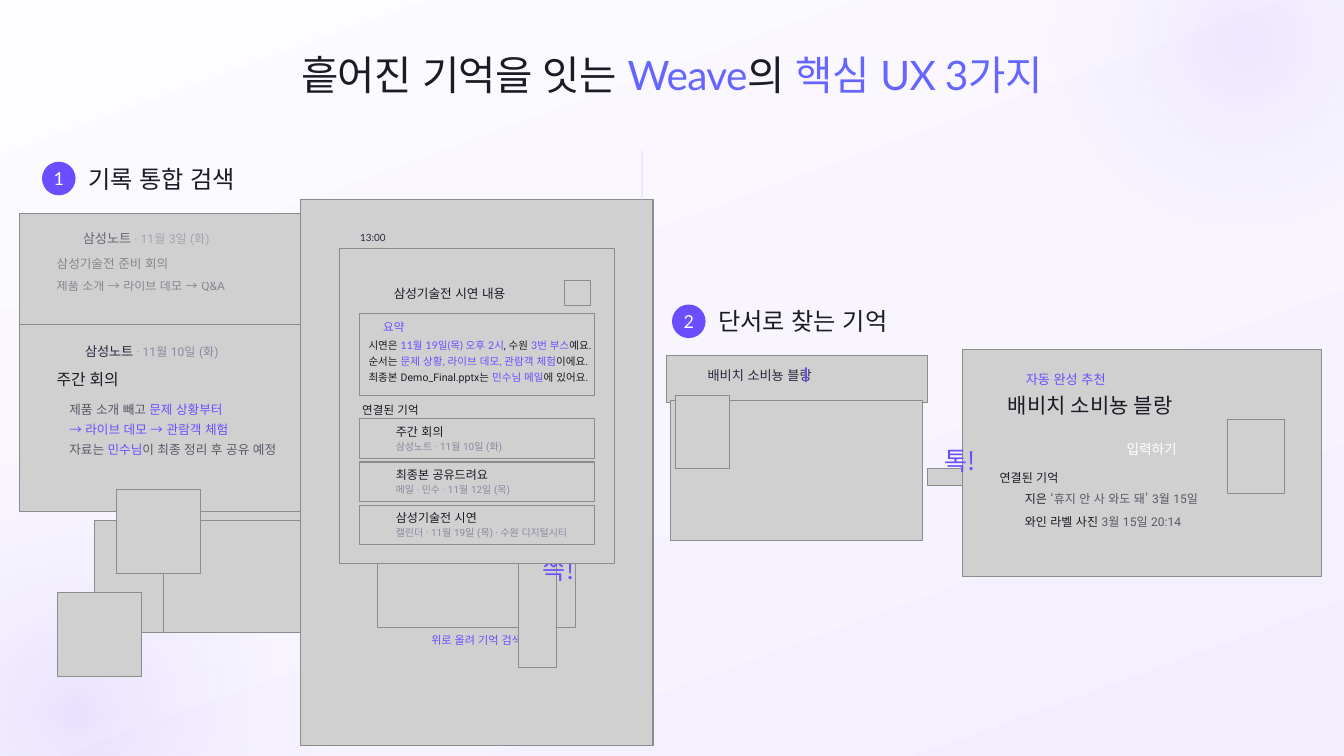
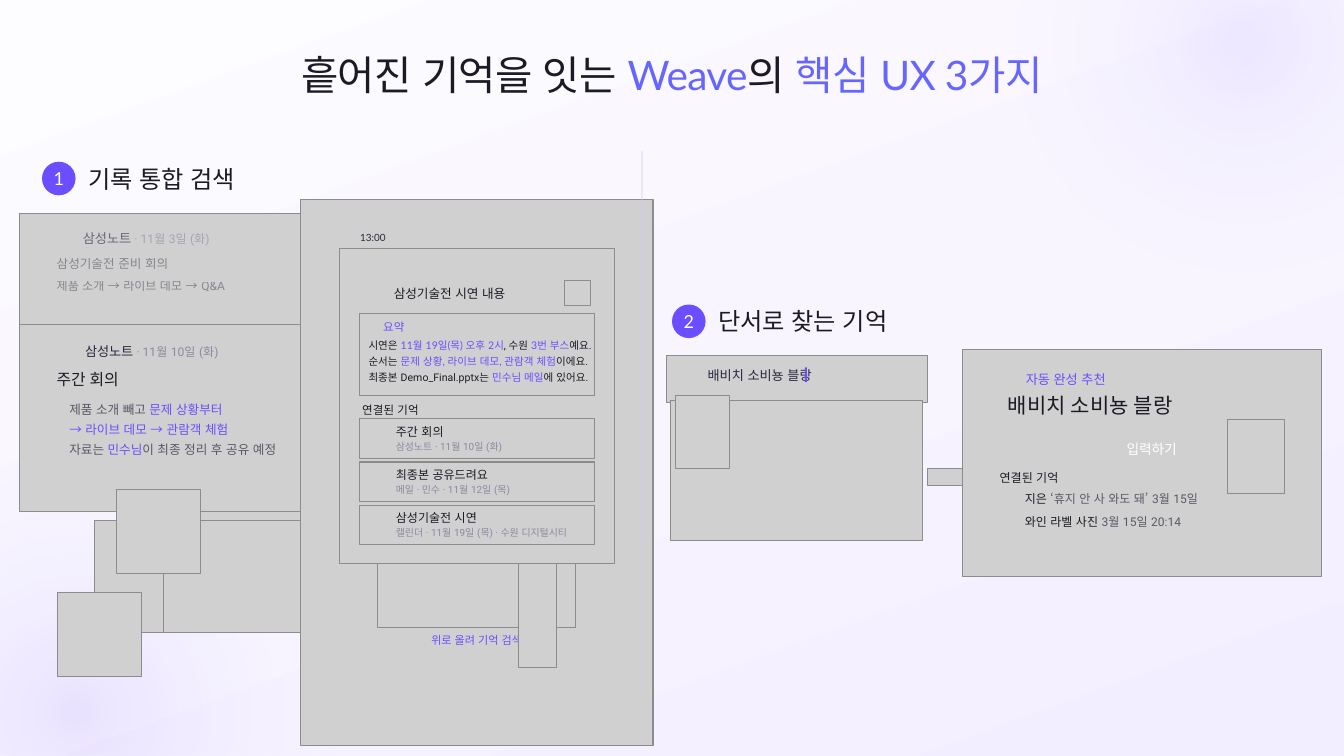
Before and after one commit to gnueaj/t3, a slide deck: slide 2 of weave/결선준비/09_HowItWorks/HowItWorks_Argon_claude.pptx. Drawn at 1344x756 pixels with LibreOffice and Linux fonts; fonts in the diff are those of the drawing; grey boxes stand for pictures; background and template pictures are left out. Boxes give left, top, right and bottom in pixels: in the first picture for what was removed or moved away, otherwise in the second. Text is boxed around its words. In the diff, an @@ line names an element or a change of style, - is before the commit and + after.

```diff
--- a/weave/결선준비/09_HowItWorks/HowItWorks_Argon_claude.pptx
+++ b/weave/결선준비/09_HowItWorks/HowItWorks_Argon_claude.pptx
@@ text removed at [944,444,975,476] @@
-톡!
@@ text removed at [543,563,574,585] @@
-쓱!
```
Also in this commit, not shown: 2 other slides changed, 19 other files.
